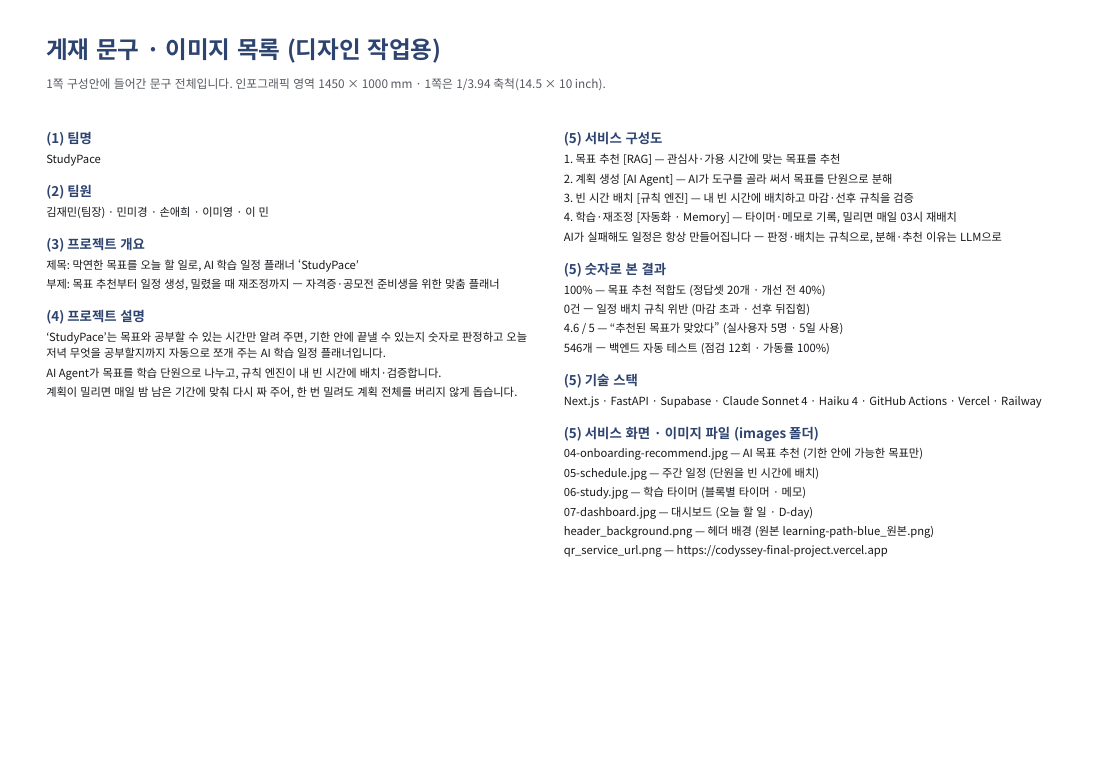
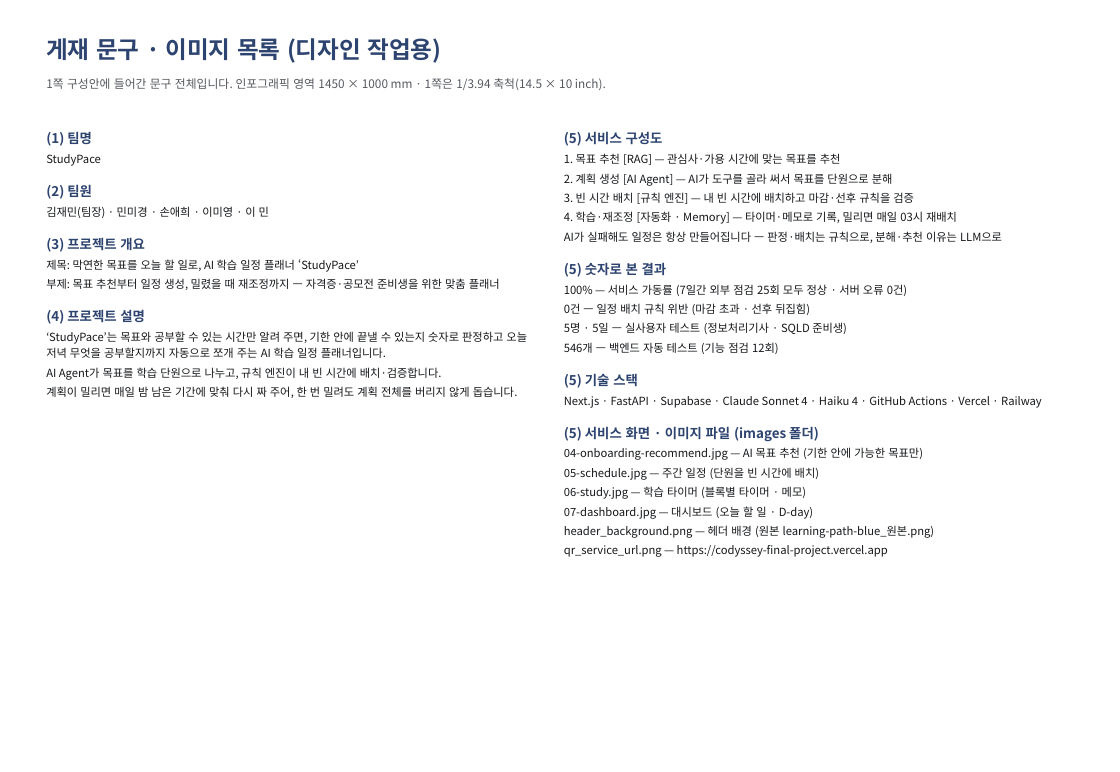
Before and after one commit to dinf7605/Codyssey_FinalProject, a slide deck: slide 2 of docs/전시부스/인포그래픽_구성안_StudyPace.pptx. Drawn at 1120x772 pixels with LibreOffice and Linux fonts; fonts in the diff are those of the drawing. Boxes give left, top, right and bottom in pixels: in the first picture for what was removed or moved away, otherwise in the second. Text is boxed around its words. In the diff, an @@ line names an element or a change of style, - is before the commit and + after.

Commit message:
docs: 전시 부스 인포그래픽 — 애매한 수치(목표 추천 적합도 · 설문 4.6점) 빼고 가동률 · 실사용자 5명 5일로 교체

```diff
--- a/docs/전시부스/인포그래픽_구성안_StudyPace.pptx
+++ b/docs/전시부스/인포그래픽_구성안_StudyPace.pptx
@@ text at (564, 284, 907, 296): text changed @@
-100% — 목표 추천 적합도 (정답셋 20개 · 개선 전 40%)
+100% — 서비스 가동률 (7일간 외부 점검 25회 모두 정상 · 서버 오류 0건)
@@ text at (564, 322, 847, 354): text changed @@
-4.6 / 5 — “추천된 목표가 맞았다” (실사용자 5명 · 5일 사용)
-546개 — 백엔드 자동 테스트 (점검 12회 · 가동률 100%)
+5명 · 5일 — 실사용자 테스트 (정보처리기사 · SQLD 준비생)
+546개 — 백엔드 자동 테스트 (기능 점검 12회)
```
Also in this commit, not shown: 1 other slide changed, 2 other files.
